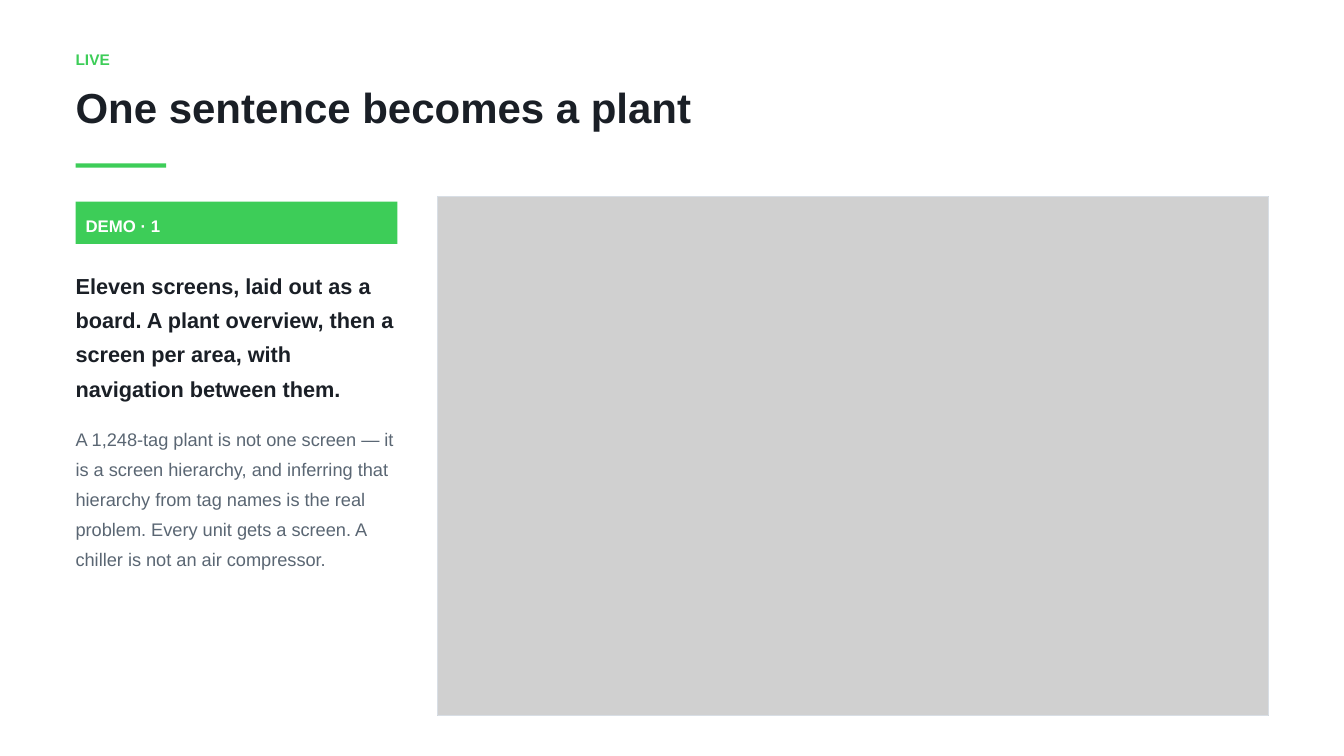
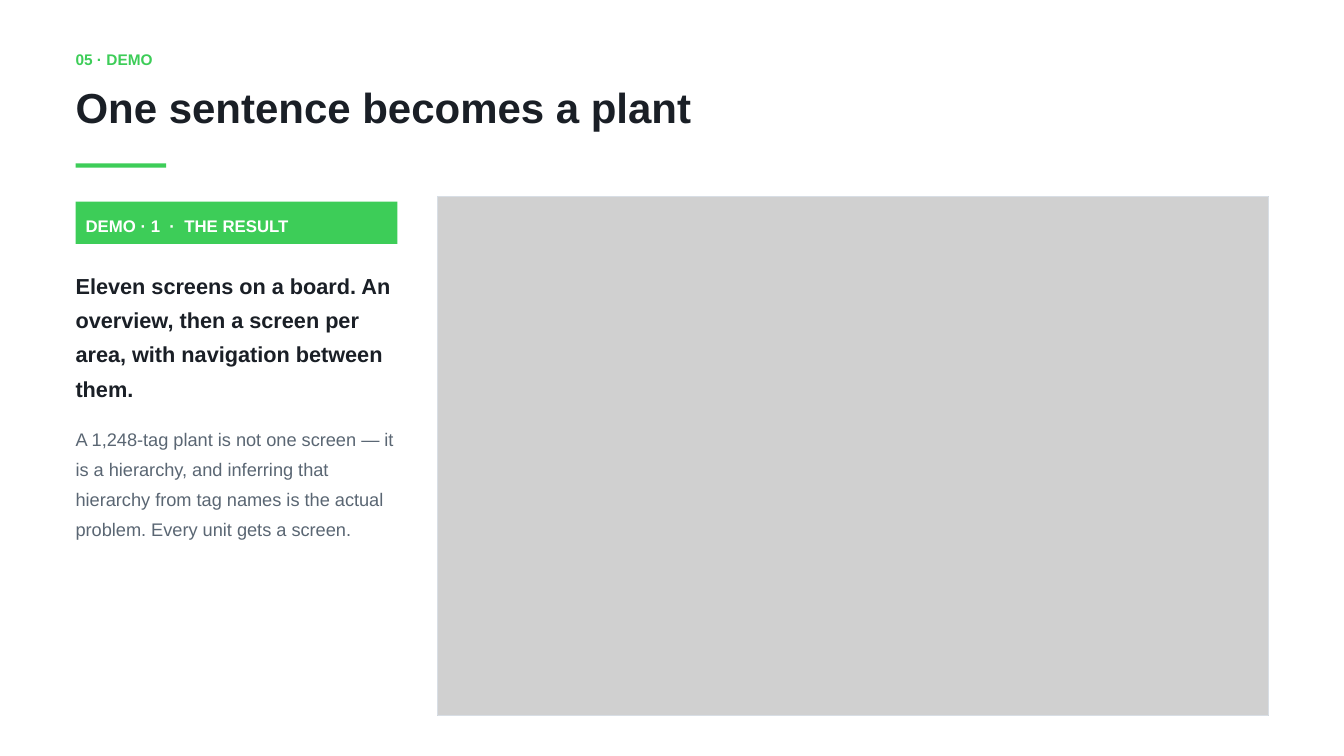
Before and after one commit to shauryaaojha/HMI_Copilot_EcoStruxure, a slide deck: slide 6 of docs/HMI_Copilot_5min.pptx (slide 4 before the commit). Drawn at 1344x756 pixels with LibreOffice and Linux fonts; fonts in the diff are those of the drawing; grey boxes stand for pictures. Boxes give left, top, right and bottom in pixels: in the first picture for what was removed or moved away, otherwise in the second. Text is boxed around its words. In the diff, an @@ line names an element or a change of style, - is before the commit and + after.

```diff
--- a/docs/HMI_Copilot_5min.pptx
+++ b/docs/HMI_Copilot_5min.pptx
@@ text at [76,54,152,65]: text changed @@
-LIVE
+05 · DEMO
@@ text at [86,220,289,232]: text changed @@
-DEMO · 1
+DEMO · 1 · THE RESULT
@@ text at [76,278,393,540]: text changed @@
-Eleven screens, laid out as a board. A plant overview, then a screen per area, with navigation between them.
-A 1,248-tag plant is not one screen — it is a screen hierarchy, and inferring that hierarchy from tag names is the real problem. Every unit gets a screen. A chiller is not an air compressor.
+Eleven screens on a board. An overview, then a screen per area, with navigation between them.
+A 1,248-tag plant is not one screen — it is a hierarchy, and inferring that hierarchy from tag names is the actual problem. Every unit gets a screen.
```
Also in this commit, not shown: 9 other slides changed, 1 slide added, 3 other files.
